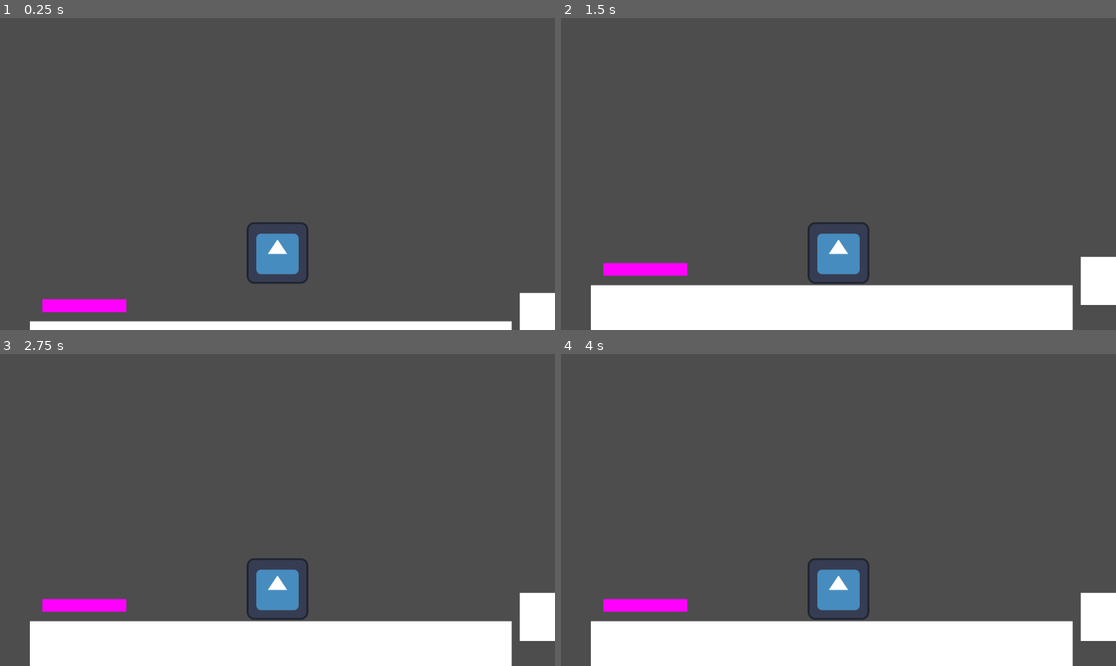
Above: before the commit, frames 1-4 (two rows, left to right).
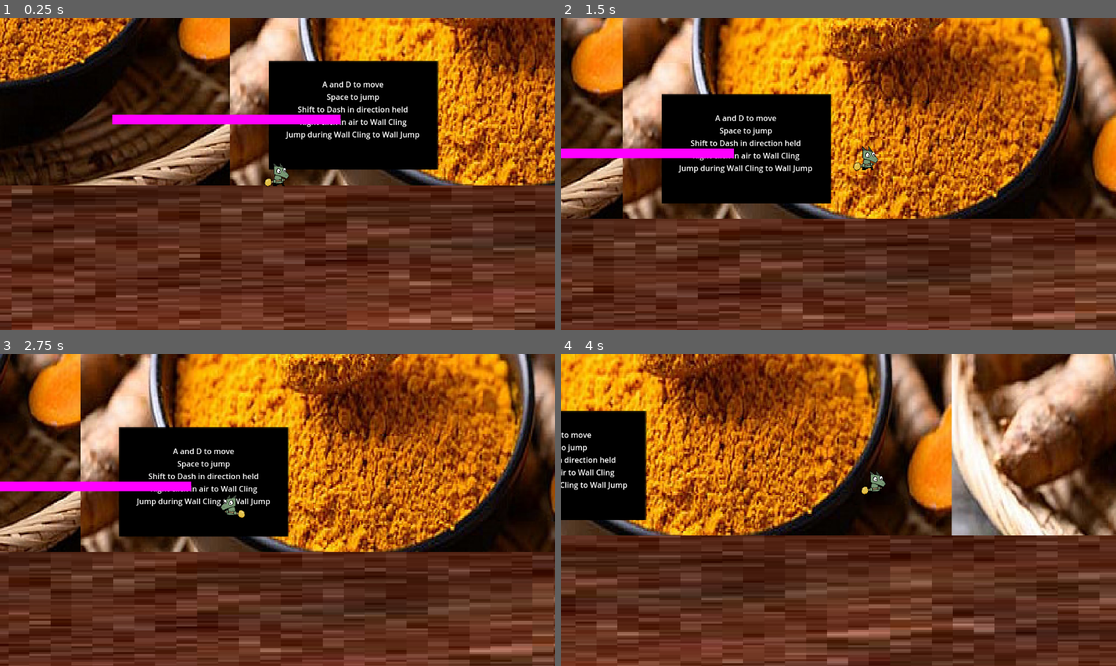
Above: after the commit, the same moments.

Repository: Lojikick/Sexy_Tumeric_Game
Game: Godot game, scene res://scenes/level.tscn
The game is run twice, just before and just after one commit, with the same random seed, the same clock (stepped at 60 frames per second) and the same inputs. Before the commit the project starts from res://scenes/world.tscn. The engine's default icon, where the game draws it, is replaced by a stand-in: a white triangle on a blue panel in a dark square.
Inputs (mouse positions are in pixels of both pictures, inside the frame that each line leads up to):
- Up to frame 1 (0.25 s): no input
- Up to frame 2 (1.5 s): tap Enter (ui_accept) at 0.5 s; move the mouse to (960, 158) at 0.52 s; hold D (move right, bound only after the commit) from 0.53 s (still down); tap Shift (dash, bound only after the commit) at 0.6 s; tap Space (jump, bound only after the commit) at 0.77, 1.07 s; right-click (960, 158) at 0.8 s; move the mouse to (727, 189) at 1.27 s; right-click (727, 189) at 1.35 s
- Up to frame 3 (2.75 s): tap Space (jump, bound only after the commit) at 1.52, 1.55, 1.82, 2.1 s; move the mouse to (333, 441) at 2.02 s; release D (move right, bound only after the commit) at 2.03 s; hold A (move left, bound only after the commit) from 2.03 s (still down); tap Shift (dash, bound only after the commit) at 2.3 s
- Up to frame 4 (4 s): move the mouse to (810, 572) at 2.77 s; release A (move left, bound only after the commit) at 2.78 s; hold D (move right, bound only after the commit) from 2.78 s (still down); tap Shift (dash, bound only after the commit) at 2.85 s; tap Space (jump, bound only after the commit) at 3.02, 3.32, 3.77, 3.8 s; right-click (810, 572) at 3.05 s; move the mouse to (1005, 556) at 3.52 s; right-click (1005, 556) at 3.6 s

The runs differ from the first frame. In frame 1, 100% of the frame differs, in the area x 0-100%, y 0-100%; in frame 2, 100%; in frame 3, 100%; in frame 4, 100%.

Commit message:
Added a player character, dash, and wall jump

Diff:
--- /dev/null
+++ b/character_body_2d.gd
@@ -0,0 +1,249 @@
+extends CharacterBody2D
+
+
+@onready var air_dash_timer: Timer = $AirDashTimer
+@onready var floor_dash_timer: Timer = $FloorDashTimer
+@onready var air_dash_cooldown: Timer = $AirDashCooldown
+@onready var floor_dash_cooldown: Timer = $FloorDashCooldown
+@onready var gravity_pause: Timer = $GravityPause
+@onready var air_jump_timer: Timer = $AirJumpTimer
+
+#@onready var motion_pause: Timer = $MotionPause
+@onready var animated_sprite_2d: AnimatedSprite2D = $AnimatedSprite2D
+
+
+
+
+const SPEED = 400.0
+const JUMP_VELOCITY = -500.0
+const WALL_JUMP_VELOCITY = 700.0
+const AIR_DASH_SPEED = 1000.0
+const FLOOR_DASH_SPEED = 800.0
+var is_air_dashing = false
+var air_dash_count = 0
+var is_floor_dashing = false
+var is_air_cooldown = false
+var is_floor_cooldown = false
+var is_gravity_paused = false
+var is_motion_paused = false
+var is_on_air_wall = false
+var is_wall_jumping = false
+var air_wall_count = 0
+var is_facing_right = true
+
+
+
+
+
+func _physics_process(delta: float) -> void:
+
+
+
+
+
+
+	#starts air dash cooldown once on the floor
+	if is_on_floor() and air_dash_count > 0:
+		is_air_cooldown = true
+		air_dash_cooldown.start()
+
+	#resets air dash and air wall count once on the floor
+	if is_on_floor():
+			air_dash_count = 0
+			air_wall_count = 0
+
+	if Input.is_action_just_pressed("dash") and air_dash_count < 2:
+
+
+		#triggers an air dash
+		if not is_on_floor() and not is_air_cooldown:
+			is_air_dashing = true
+			air_dash_timer.start()
+			if Input.is_action_pressed("up"):
+				velocity = Vector2(0, AIR_DASH_SPEED * -1)
+				if is_facing_right:
+					animated_sprite_2d.rotation_degrees = -90
+				elif not is_facing_right:
+					animated_sprite_2d.rotation_degrees = 90
+
+			elif Input.is_action_pressed("down"):
+				velocity = Vector2(0, AIR_DASH_SPEED)
+				if is_facing_right:
+					animated_sprite_2d.rotation_degrees = 90
+				elif not is_facing_right:
+					animated_sprite_2d.rotation_degrees = -90
+
+			elif is_facing_right:
+				velocity.x = AIR_DASH_SPEED * 1
+				velocity.y = 0
+			elif not is_facing_right:
+				velocity.x = AIR_DASH_SPEED * -1
+				velocity.y = 0
+
+			air_dash_count += 1
+			is_on_air_wall = false
+
+		#triggers a floor dash
+		elif is_on_floor() and not is_floor_cooldown:
+			is_floor_dashing = true
+			floor_dash_timer.start()
+			is_floor_cooldown = true
+			floor_dash_cooldown.start()
+
+			if Input.is_action_pressed("up") and not is_air_cooldown:
+				velocity = Vector2(0, AIR_DASH_SPEED * -1)
+				if is_facing_right:
+					animated_sprite_2d.rotation_degrees = -90
+				elif not is_facing_right:
+					animated_sprite_2d.rotation_degrees = 90
+				air_dash_count += 1
+
+			elif is_facing_right:
+				velocity.x = FLOOR_DASH_SPEED * 1
+
+			elif not is_facing_right:
+				velocity.x = FLOOR_DASH_SPEED * -1
+
+
+
+
+
+
+
+	# Add the gravity.
+	if not is_on_floor() and not is_air_dashing and not is_gravity_paused:
+		velocity += get_gravity() * delta
+
+
+	# Handle jump.
+	if Input.is_action_just_pressed("jump") and is_on_floor() and not is_air_dashing:
+		velocity.y = JUMP_VELOCITY
+
+
+	#sticks the character in place in the air
+	if Input.is_action_just_pressed("spawn wall") and not is_on_floor() and not is_air_dashing and air_wall_count < 2:
+		is_on_air_wall = true
+		if is_facing_right:
+			is_facing_right = false
+		elif not is_facing_right:
+			is_facing_right = true
+
+	if is_on_air_wall:
+		velocity = Vector2(0, 0)
+
+
+	if Input.is_action_just_released("spawn wall") and not is_air_dashing:
+		air_wall_count += 1
+		is_on_air_wall = false
+
+
+	if is_on_air_wall and Input.is_action_just_pressed("jump"):
+
+		air_jump_timer.start()
+		is_wall_jumping = true
+
+		Input.is_action_just_released("spawn wall")
+		is_on_air_wall = false
+
+		if not is_facing_right:
+			velocity.x = WALL_JUMP_VELOCITY * -1
+			velocity.y = JUMP_VELOCITY
+			#is_facing_right = false
+
+		elif is_facing_right:
+			velocity.x = WALL_JUMP_VELOCITY
+			velocity.y = JUMP_VELOCITY
+			#is_facing_right = true
+
+	# Get the input direction and handle the movement/deceleration.
+	var direction := Input.get_axis("move left", "move right")
+	if not is_air_dashing and not is_floor_dashing and not is_motion_paused and not is_on_air_wall and not is_wall_jumping:
+
+		if direction > 0:
+			is_facing_right = true
+
+
+		elif direction < 0:
+			is_facing_right = false
+
+
+
+		if direction:
+			velocity.x = direction * SPEED
+
+		elif not is_on_floor():
+			var des_rate = SPEED * 0.03
+			velocity.x = move_toward(velocity.x, 0, des_rate)
+
+		else:
+			velocity.x = move_toward(velocity.x, 0, SPEED)
+
+
+
+
+	#controls sprite animations
+	if is_floor_dashing or is_air_dashing:
+		animated_sprite_2d.play("dash")
+
+	elif is_on_air_wall:
+		animated_sprite_2d.play("wallcling")
+
+	elif is_wall_jumping:
+		animated_sprite_2d.play("walljump")
+
+
+	else:
+		animated_sprite_2d.play("default")
+		animated_sprite_2d.rotation_degrees = 0
+
+	#flips the sprite
+	if is_facing_right:
+		animated_sprite_2d.flip_h = false
+	elif not is_facing_right:
+		animated_sprite_2d.flip_h = true
+
+
+
+
+
+	move_and_slide()
+
+	#is_on_air_wall = false
+
+#actions for when the air dash ends
+#pauses gravity and motion briefly
+#adds some vertical and horizontal momentum to make it feel more smooth
+func _on_air_dash_timer_timeout() -> void:
+	gravity_pause.start()
+	is_gravity_paused = true
+	#motion_pause.start()
+	#is_motion_paused = true
+	is_air_dashing = false
+	var des_rate = AIR_DASH_SPEED * 0.5
+	velocity.x = move_toward(velocity.x, 0, des_rate)
+	velocity.y = move_toward(velocity.y, 0, des_rate)
+
+#actions for when the floor dash ends
+func _on_floor_dash_timer_timeout() -> void:
+	is_floor_dashing = false
+
+
+
+func _on_air_dash_cooldown_timeout() -> void:
+	is_air_cooldown = false
+
+
+func _on_floor_dash_cooldown_timeout() -> void:
+	is_floor_cooldown = false
+
+
+func _on_gravity_pause_timeout() -> void:
+	is_gravity_paused = false
+
+
+#func _on_motion_pause_timeout() -> void:
+	#is_motion_paused = false
+
+
+func _on_air_jump_timer_timeout() -> void:
+	is_wall_jumping = false
--- /dev/null
+++ b/default_bus_layout.tres
@@ -0,0 +1,9 @@
+[gd_resource type="AudioBusLayout" format=3 uid="uid://bsw1t78ud1e74"]
+
+[resource]
+bus/1/name = &"New Bus"
+bus/1/solo = false
+bus/1/mute = false
+bus/1/bypass_fx = false
+bus/1/volume_db = -57.7367
+bus/1/send = &"Master"
--- a/project.godot
+++ b/project.godot
@@ -11,9 +11,13 @@
 [application]
 
 config/name="Sexy_Tumeric_Game"
-run/main_scene="res://scenes/world.tscn"
+run/main_scene="res://scenes/level.tscn"
 config/features=PackedStringArray("4.3", "Forward Plus")
 config/icon="res://icon.svg"
+
+[autoload]
+
+Numb="*res://scenes/numb.tscn"
 
 [dotnet]
 
@@ -22,3 +26,45 @@
 [global_group]
 
 Player=""
+
+[input]
+
+"move left"={
+"deadzone": 0.5,
+"events": [Object(InputEventKey,"resource_local_to_scene":false,"resource_name":"","device":-1,"window_id":0,"alt_pressed":false,"shift_pressed":false,"ctrl_pressed":false,"meta_pressed":false,"pressed":false,"keycode":0,"physical_keycode":65,"key_label":0,"unicode":97,"location":0,"echo":false,"script":null)
+]
+}
+"move right"={
+"deadzone": 0.5,
+"events": [Object(InputEventKey,"resource_local_to_scene":false,"resource_name":"","device":-1,"window_id":0,"alt_pressed":false,"shift_pressed":false,"ctrl_pressed":false,"meta_pressed":false,"pressed":false,"keycode":0,"physical_keycode":68,"key_label":0,"unicode":100,"location":0,"echo":false,"script":null)
+]
+}
+jump={
+"deadzone": 0.5,
+"events": [Object(InputEventKey,"resource_local_to_scene":false,"resource_name":"","device":-1,"window_id":0,"alt_pressed":false,"shift_pressed":false,"ctrl_pressed":false,"meta_pressed":false,"pressed":false,"keycode":0,"physical_keycode":32,"key_label":0,"unicode":32,"location":0,"echo":false,"script":null)
+]
+}
+dash={
+"deadzone": 0.5,
+"events": [Object(InputEventKey,"resource_local_to_scene":false,"resource_name":"","device":-1,"window_id":0,"alt_pressed":false,"shift_pressed":false,"ctrl_pressed":false,"meta_pressed":false,"pressed":false,"keycode":0,"physical_keycode":4194325,"key_label":0,"unicode":0,"location":0,"echo":false,"script":null)
+]
+}
+"spawn wall"={
+"deadzone": 0.5,
+"events": [Object(InputEventMouseButton,"resource_local_to_scene":false,"resource_name":"","device":-1,"window_id":0,"alt_pressed":false,"shift_pressed":false,"ctrl_pressed":false,"meta_pressed":false,"button_mask":0,"position":Vector2(0, 0),"global_position":Vector2(0, 0),"factor":1.0,"button_index":2,"canceled":false,"pressed":false,"double_click":false,"script":null)
+]
+}
+up={
+"deadzone": 0.5,
+"events": [Object(InputEventKey,"resource_local_to_scene":false,"resource_name":"","device":-1,"window_id":0,"alt_pressed":false,"shift_pressed":false,"ctrl_pressed":false,"meta_pressed":false,"pressed":false,"keycode":0,"physical_keycode":87,"key_label":0,"unicode":119,"location":0,"echo":false,"script":null)
+]
+}
+down={
+"deadzone": 0.5,
+"events": [Object(InputEventKey,"resource_local_to_scene":false,"resource_name":"","device":-1,"window_id":0,"alt_pressed":false,"shift_pressed":false,"ctrl_pressed":false,"meta_pressed":false,"pressed":false,"keycode":0,"physical_keycode":83,"key_label":0,"unicode":115,"location":0,"echo":false,"script":null)
+]
+}
+
+[rendering]
+
+textures/canvas_textures/default_texture_filter=0
--- /dev/null
+++ b/scenes/level.tscn
@@ -0,0 +1,101 @@
+[gd_scene load_steps=7 format=3 uid="uid://b04s0whyoe3d"]
+
+[ext_resource type="PackedScene" uid="uid://dntypgup5qjh5" path="res://scenes/little_guy_test.tscn" id="1_q5yuy"]
+[ext_resource type="Texture2D" uid="uid://ciktdt7qmp4tn" path="res://temp art/tumericimage.jpg" id="2_ptey2"]
+[ext_resource type="Texture2D" uid="uid://bbmt48w7133ky" path="res://temp art/dirt.jpg" id="3_a3jgj"]
+[ext_resource type="Texture2D" uid="uid://dkwcooyohxjnu" path="res://temp art/black_rectangle_u25AC_icon_256x256.png" id="4_8xmiq"]
+[ext_resource type="PackedScene" uid="uid://bxlxtdw5xtnku" path="res://scenes/falling_platform.tscn" id="5_8jei7"]
+
+[sub_resource type="WorldBoundaryShape2D" id="WorldBoundaryShape2D_qb7fr"]
+
+[node name="Level" type="Node2D"]
+
+[node name="StaticBody2D" type="StaticBody2D" parent="."]
+z_index = 2
+position = Vector2(5, 34)
+
+[node name="CollisionShape2D" type="CollisionShape2D" parent="StaticBody2D"]
+shape = SubResource("WorldBoundaryShape2D_qb7fr")
+
+[node name="CharacterBody2D" parent="." instance=ExtResource("1_q5yuy")]
+z_index = 5
+position = Vector2(0, -17)
+
+[node name="Camera2D" type="Camera2D" parent="CharacterBody2D"]
+position = Vector2(0, 17)
+process_callback = 0
+position_smoothing_enabled = true
+
+[node name="Sprite2D2" type="Sprite2D" parent="."]
+z_index = 1
+position = Vector2(-400, 725)
+scale = Vector2(43.4992, 4.07353)
+texture = ExtResource("3_a3jgj")
+
+[node name="Node" type="Node" parent="."]
+
+[node name="Sprite2D" type="Sprite2D" parent="Node"]
+position = Vector2(361.25, -290.875)
+scale = Vector2(2.27182, 3.56899)
+texture = ExtResource("2_ptey2")
+
+[node name="Sprite2D2" type="Sprite2D" parent="Node"]
+z_as_relative = false
+position = Vector2(-709.125, -440.188)
+scale = Vector2(2.21864, 2.80772)
+texture = ExtResource("2_ptey2")
+
+[node name="Sprite2D3" type="Sprite2D" parent="Node"]
+position = Vector2(-2549, -381)
+scale = Vector2(4.51182, 3.56899)
+texture = ExtResource("2_ptey2")
+
+[node name="Sprite2D4" type="Sprite2D" parent="Node"]
+position = Vector2(1645, -346)
+scale = Vector2(2.46273, 3.32309)
+texture = ExtResource("2_ptey2")
+
+[node name="Sprite2D5" type="Sprite2D" parent="Node"]
+position = Vector2(-9672.75, -387.875)
+scale = Vector2(22.0918, 4.86954)
+texture = ExtResource("2_ptey2")
+
+[node name="Sprite2D6" type="Sprite2D" parent="Node"]
+position = Vector2(3150, -387)
+scale = Vector2(3.01136, 3.82958)
+texture = ExtResource("2_ptey2")
+
+[node name="Sprite2D7" type="Sprite2D" parent="Node"]
+position = Vector2(8654.81, -557.219)
+scale = Vector2(17.9934, 4.89498)
+texture = ExtResource("2_ptey2")
+
+[node name="Sprite2D8" type="Sprite2D" parent="Node"]
+z_index = -1
+position = Vector2(-1104, -2040)
+scale = Vector2(56.5091, 13.5143)
+texture = ExtResource("2_ptey2")
+
+[node name="Label" type="Label" parent="."]
+z_index = 4
+offset_left = -145.0
+offset_top = -189.0
+offset_right = 459.0
+offset_bottom = 23.0
+text = "A and D to move
+Space to jump
+Shift to Dash in direction held
+Right click in air to Wall Cling
+Jump during Wall Cling to Wall Jump"
+horizontal_alignment = 1
+
+[node name="Sprite2D" type="Sprite2D" parent="."]
+z_index = 2
+position = Vector2(156.5, -113)
+scale = Vector2(2.30078, 3.0625)
+texture = ExtResource("4_8xmiq")
+
+[node name="FallingPlatform" parent="." instance=ExtResource("5_8jei7")]
+z_index = 250
+position = Vector2(-106, -104)
+scale = Vector2(23.745, 1)
--- /dev/null
+++ b/scenes/linkin_park.tscn
@@ -0,0 +1,10 @@
+[gd_scene load_steps=2 format=3 uid="uid://fapbhm2k2d6r"]
+
+[ext_resource type="AudioStream" uid="uid://b71w41pa5yv30" path="res://temp art/cool song.mp3" id="1_t02jj"]
+
+[node name="Linkin Park" type="AudioStreamPlayer2D"]
+stream = ExtResource("1_t02jj")
+volume_db = -47.033
+autoplay = true
+panning_strength = 0.0
+bus = &"New Bus"
--- /dev/null
+++ b/scenes/little_guy.tscn
@@ -0,0 +1,97 @@
+[gd_scene load_steps=9 format=3 uid="uid://bimck05daubm6"]
+
+[ext_resource type="Script" path="res://character_body_2d.gd" id="1_pqfmo"]
+[ext_resource type="Texture2D" uid="uid://buueina0ecp7f" path="res://temp art/dasherr.png" id="2_gqdrw"]
+[ext_resource type="Texture2D" uid="uid://dvqefymv6vffh" path="res://temp art/Big_ol_eyes.png" id="3_7coi7"]
+[ext_resource type="Texture2D" uid="uid://cgtkn6ndooxk0" path="res://temp art/wall_cling.png" id="4_2astk"]
+[ext_resource type="Texture2D" uid="uid://b05dysljhnjc6" path="res://temp art/joump.png" id="5_b6x2m"]
+[ext_resource type="Texture2D" uid="uid://ck8vvjrpo3nwq" path="res://temp art/wallcling2.png" id="5_i6m78"]
+
+[sub_resource type="SpriteFrames" id="SpriteFrames_qgaua"]
+animations = [{
+"frames": [{
+"duration": 1.0,
+"texture": ExtResource("2_gqdrw")
+}],
+"loop": true,
+"name": &"dash",
+"speed": 5.0
+}, {
+"frames": [{
+"duration": 1.0,
+"texture": ExtResource("3_7coi7")
+}],
+"loop": true,
+"name": &"default",
+"speed": 5.0
+}, {
+"frames": [{
+"duration": 1.0,
+"texture": ExtResource("4_2astk")
+}, {
+"duration": 1.0,
+"texture": ExtResource("5_i6m78")
+}],
+"loop": true,
+"name": &"wallcling",
+"speed": 5.0
+}, {
+"frames": [{
+"duration": 1.0,
+"texture": ExtResource("5_b6x2m")
+}],
+"loop": true,
+"name": &"walljump",
+"speed": 5.0
+}]
+
+[sub_resource type="RectangleShape2D" id="RectangleShape2D_r4pe6"]
+size = Vector2(12.9278, 27.4335)
+
+[node name="CharacterBody2D" type="CharacterBody2D"]
+script = ExtResource("1_pqfmo")
+
+[node name="AnimatedSprite2D" type="AnimatedSprite2D" parent="."]
+sprite_frames = SubResource("SpriteFrames_qgaua")
+
+[node name="Sprite2D" type="Sprite2D" parent="."]
+visible = false
+texture = ExtResource("3_7coi7")
+
+[node name="CollisionShape2D" type="CollisionShape2D" parent="."]
+position = Vector2(3, 12)
+scale = Vector2(1.315, 1.315)
+shape = SubResource("RectangleShape2D_r4pe6")
+
+[node name="AirDashTimer" type="Timer" parent="."]
+wait_time = 0.2
+one_shot = true
+
+[node name="FloorDashTimer" type="Timer" parent="."]
+wait_time = 0.25
+one_shot = true
+
+[node name="AirDashCooldown" type="Timer" parent="."]
+wait_time = 1.625
+one_shot = true
+
+[node name="FloorDashCooldown" type="Timer" parent="."]
+wait_time = 0.462
+one_shot = true
+
+[node name="GravityPause" type="Timer" parent="."]
+wait_time = 0.078
+
+[node name="MotionPause" type="Timer" parent="."]
+wait_time = 0.021
+
+[node name="AirJumpTimer" type="Timer" parent="."]
+wait_time = 0.232
+
+[connection signal="timeout" from="AirDashTimer" to="." method="_on_air_dash_timer_timeout"]
+[connection signal="timeout" from="FloorDashTimer" to="." method="_on_floor_dash_timer_timeout"]
+[connection signal="timeout" from="AirDashCooldown" to="." method="_on_air_dash_cooldown_timeout"]
+[connection signal="timeout" from="FloorDashCooldown" to="." method="_on_floor_dash_cooldown_timeout"]
+[connection signal="timeout" from="GravityPause" to="." method="_on_gravity_pause_timeout"]
+[connection signal="timeout" from="MotionPause" to="." method="_on_motion_pause_timeout"]
+[connection signal="timeout" from="AirJumpTimer" to="." method="_on_air_jump_timer_timeout"]
--- /dev/null
+++ b/scenes/little_guy_test.tscn
@@ -0,0 +1,97 @@
+[gd_scene load_steps=9 format=3 uid="uid://dntypgup5qjh5"]
+
+[ext_resource type="Script" path="res://character_body_2d.gd" id="1_gv26t"]
+[ext_resource type="Texture2D" uid="uid://dvqefymv6vffh" path="res://temp art/Big_ol_eyes.png" id="2_b34sk"]
+[ext_resource type="Texture2D" uid="uid://buueina0ecp7f" path="res://temp art/dasherr.png" id="2_l6sko"]
+[ext_resource type="Texture2D" uid="uid://cgtkn6ndooxk0" path="res://temp art/wall_cling.png" id="4_dssa6"]
+[ext_resource type="Texture2D" uid="uid://ck8vvjrpo3nwq" path="res://temp art/wallcling2.png" id="5_1j7sj"]
+[ext_resource type="Texture2D" uid="uid://b05dysljhnjc6" path="res://temp art/joump.png" id="5_dqlcs"]
+
+[sub_resource type="SpriteFrames" id="SpriteFrames_qgaua"]
+animations = [{
+"frames": [{
+"duration": 1.0,
+"texture": ExtResource("2_l6sko")
+}],
+"loop": true,
+"name": &"dash",
+"speed": 5.0
+}, {
+"frames": [{
+"duration": 1.0,
+"texture": ExtResource("2_b34sk")
+}],
+"loop": true,
+"name": &"default",
+"speed": 5.0
+}, {
+"frames": [{
+"duration": 1.0,
+"texture": ExtResource("4_dssa6")
+}, {
+"duration": 1.0,
+"texture": ExtResource("5_1j7sj")
+}],
+"loop": true,
+"name": &"wallcling",
+"speed": 5.0
+}, {
+"frames": [{
+"duration": 1.0,
+"texture": ExtResource("5_dqlcs")
+}],
+"loop": true,
+"name": &"walljump",
+"speed": 5.0
+}]
+
+[sub_resource type="RectangleShape2D" id="RectangleShape2D_r4pe6"]
+size = Vector2(12.9278, 27.4335)
+
+[node name="CharacterBody2D" type="CharacterBody2D" groups=["Player"]]
+script = ExtResource("1_gv26t")
+
+[node name="AnimatedSprite2D" type="AnimatedSprite2D" parent="."]
+sprite_frames = SubResource("SpriteFrames_qgaua")
+
+[node name="Sprite2D" type="Sprite2D" parent="."]
+visible = false
+texture = ExtResource("2_b34sk")
+
+[node name="CollisionShape2D" type="CollisionShape2D" parent="."]
+position = Vector2(3, 12)
+scale = Vector2(1.315, 1.315)
+shape = SubResource("RectangleShape2D_r4pe6")
+
+[node name="AirDashTimer" type="Timer" parent="."]
+wait_time = 0.2
+one_shot = true
+
+[node name="FloorDashTimer" type="Timer" parent="."]
+wait_time = 0.25
+one_shot = true
+
+[node name="AirDashCooldown" type="Timer" parent="."]
+wait_time = 0.425
+one_shot = true
+
+[node name="FloorDashCooldown" type="Timer" parent="."]
+wait_time = 0.462
+one_shot = true
+
+[node name="GravityPause" type="Timer" parent="."]
+wait_time = 0.078
+
+[node name="MotionPause" type="Timer" parent="."]
+wait_time = 0.021
+
+[node name="AirJumpTimer" type="Timer" parent="."]
+wait_time = 0.232
+
+[connection signal="timeout" from="AirDashTimer" to="." method="_on_air_dash_timer_timeout"]
+[connection signal="timeout" from="FloorDashTimer" to="." method="_on_floor_dash_timer_timeout"]
+[connection signal="timeout" from="AirDashCooldown" to="." method="_on_air_dash_cooldown_timeout"]
+[connection signal="timeout" from="FloorDashCooldown" to="." method="_on_floor_dash_cooldown_timeout"]
+[connection signal="timeout" from="GravityPause" to="." method="_on_gravity_pause_timeout"]
+[connection signal="timeout" from="MotionPause" to="." method="_on_motion_pause_timeout"]
+[connection signal="timeout" from="AirJumpTimer" to="." method="_on_air_jump_timer_timeout"]
--- /dev/null
+++ b/scenes/numb.tscn
@@ -0,0 +1,8 @@
+[gd_scene load_steps=2 format=3 uid="uid://bnncd4ah5kmgh"]
+
+[ext_resource type="AudioStream" uid="uid://b71w41pa5yv30" path="res://temp art/cool song.mp3" id="1_vbqss"]
+
+[node name="numb" type="AudioStreamPlayer"]
+stream = ExtResource("1_vbqss")
+volume_db = -18.176
+autoplay = true
Binary file added: temp art/Big_ol_eyes.png
Not shown, added: temp art/Big_ol_eyes.png.import
Binary file added: temp art/air_wall.png
Not shown, added: temp art/air_wall.png.import
Binary file added: temp art/black_rectangle_u25AC_icon_256x256.png
Not shown, added: temp art/black_rectangle_u25AC_icon_256x256.png.import
Not shown, added: temp art/cool song.mp3.import
Binary file added: temp art/dasherr.png
Not shown, added: temp art/dasherr.png.import
Binary file added: temp art/dirt.jpg
Not shown, added: temp art/dirt.jpg.import
Binary file added: temp art/joump.png
(and 8 more such lines)
